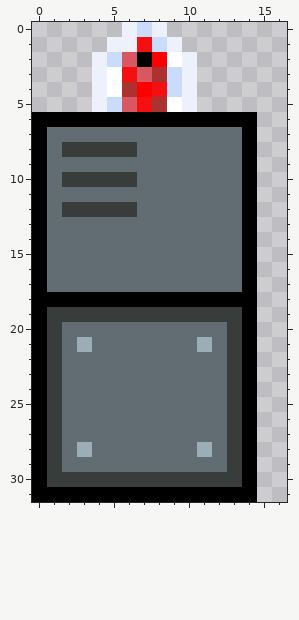
Two versions of one pixel-art sprite, src/main/resources/sprites/terminal_behind_activated.png. The first picture shows the starting point.
The file is 320x320 pixels, drawn in blocks of 10x10; one block is one cell here. Shown: x 0..16, y 0..31.
New version:
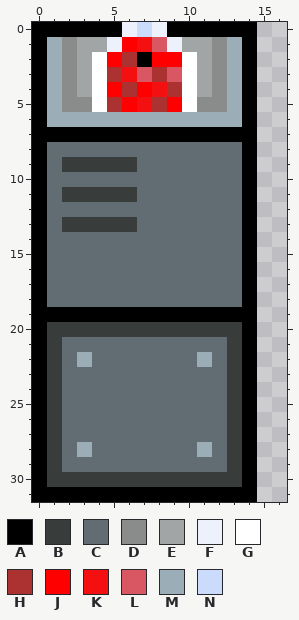
Palette (. is transparent): A #000000  B #383c3b  C #616d73  D #8a8c8c  E #a2a5a5  F #ecf1fc  G #ffffff  H #ac3232  J #ff0000  K #f41010  L #d95763  M #9badb7  N #cbdbfc
Change:
Changed rows in their new state; - is an unchanged pixel.
first column x 0:
 0 AAAAAA---AAAAAA
 1 AMDEE-J-L-EEDMA
 2 AMDEGJH--JGEDMA
 3 AMDEGH---LGEDMA
 4 AMDEGJ---HGEDMA
 5 AMDDGHJ--JGDDMA
 6 -MMMMMMMMMMMMM-
 7 -AAAAAAAAAAAAA-
 8 --CCCCC--------
 9 --BBBBB--------
10 --CCCCC--------
11 --BBBBB--------
12 --CCCCC--------
13 --BBBBB--------
first column x 1:
18 CCCCCCCCCCCCC
19 AAAAAAAAAAAAA
20 -BBBBBBBBBBB-
21 --C-------C--
22 --M-------M--
